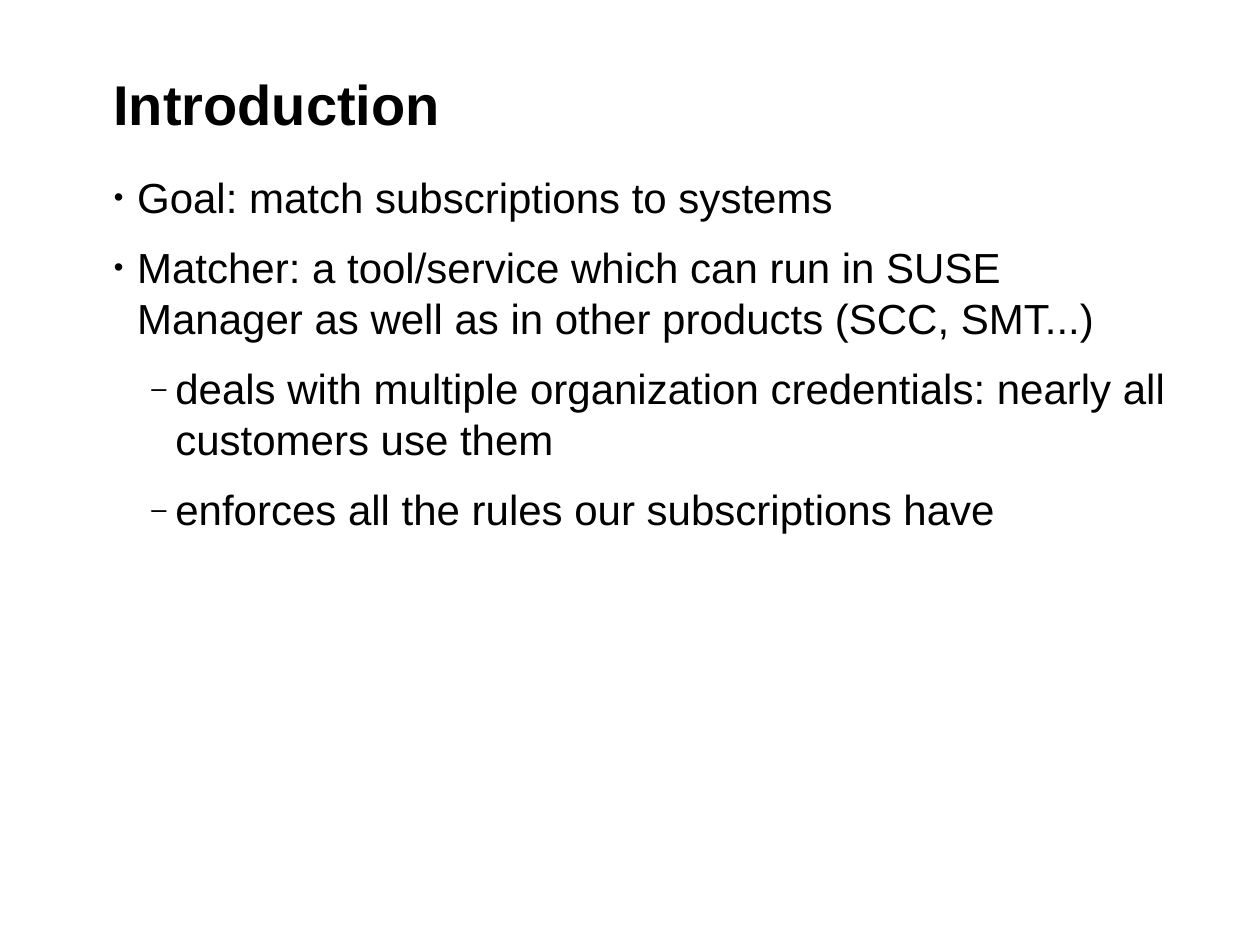
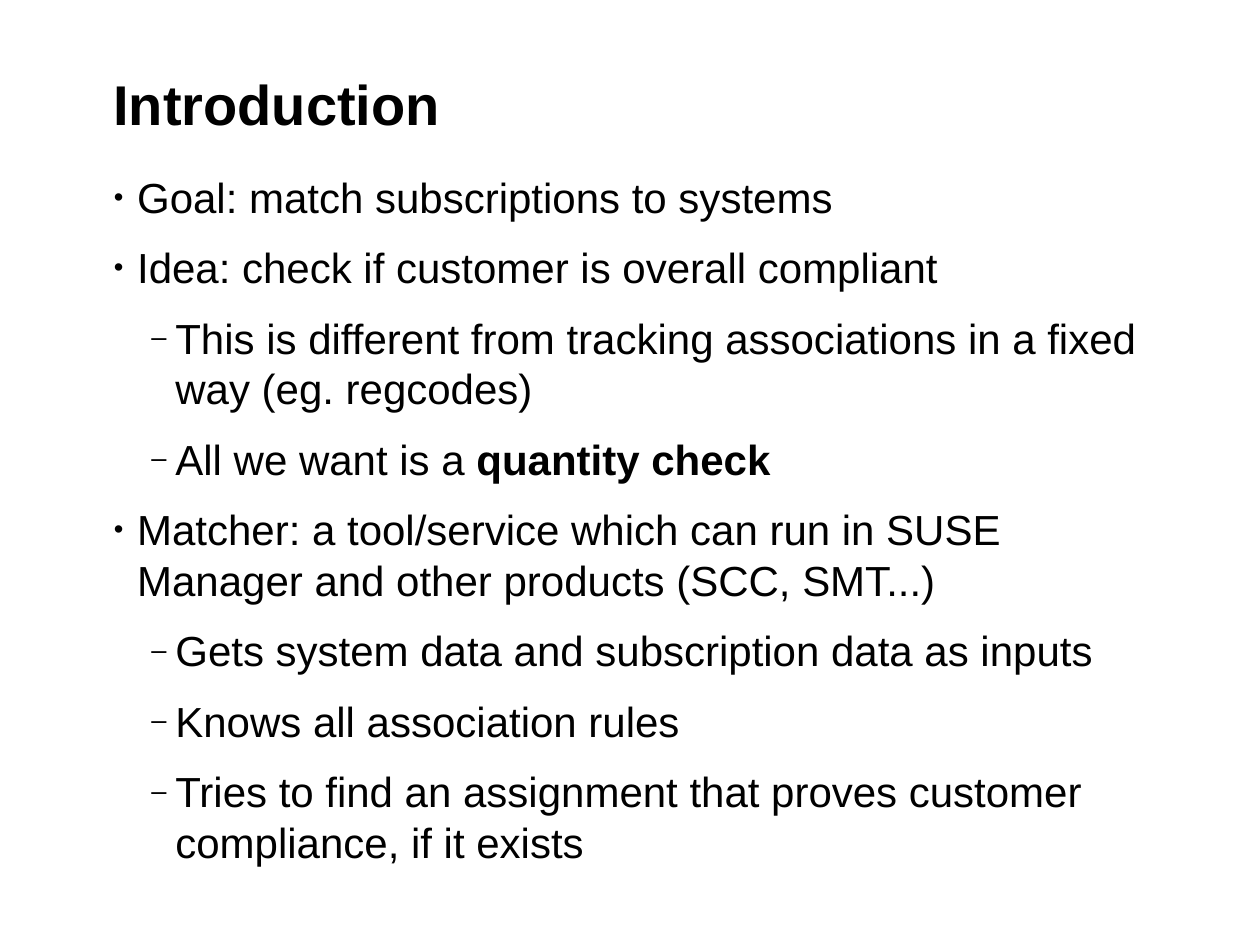
Before and after one commit to hustodemon/subscription-matcher, a slide deck: slide 4 of doc/SubscriptionCounting.odp. Drawn at 1260x945 pixels with LibreOffice and Linux fonts; fonts in the diff are those of the drawing; background and template pictures are left out. Boxes give left, top, right and bottom in pixels: in the first picture for what was removed or moved away, otherwise in the second. Text is boxed around its words. In the diff, an @@ line names an element or a change of style, - is before the commit and + after.

```diff
--- a/doc/SubscriptionCounting.odp
+++ b/doc/SubscriptionCounting.odp
@@ text at [137, 252, 1136, 816]: text changed @@
-• Matcher: a tool/service which can run in SUSE Manager as well as in other products (SCC, SMT...)
-  ‒ deals with multiple organization credentials: nearly all customers use them
-  ‒ enforces all the rules our subscriptions have
+• Idea: check if customer is overall compliant
+  ‒ This is different from tracking associations in a fixed way (eg. regcodes)
+  ‒ All we want is a quantity check
+• Matcher: a tool/service which can run in SUSE Manager and other products (SCC, SMT...)
+  ‒ Gets system data and subscription data as inputs
+  ‒ Knows all association rules
+  ‒ Tries to find an assignment that proves customer compliance, if it exists
```
Also in this commit, not shown: 9 other slides changed, 2 slides added, 1 slide removed.
